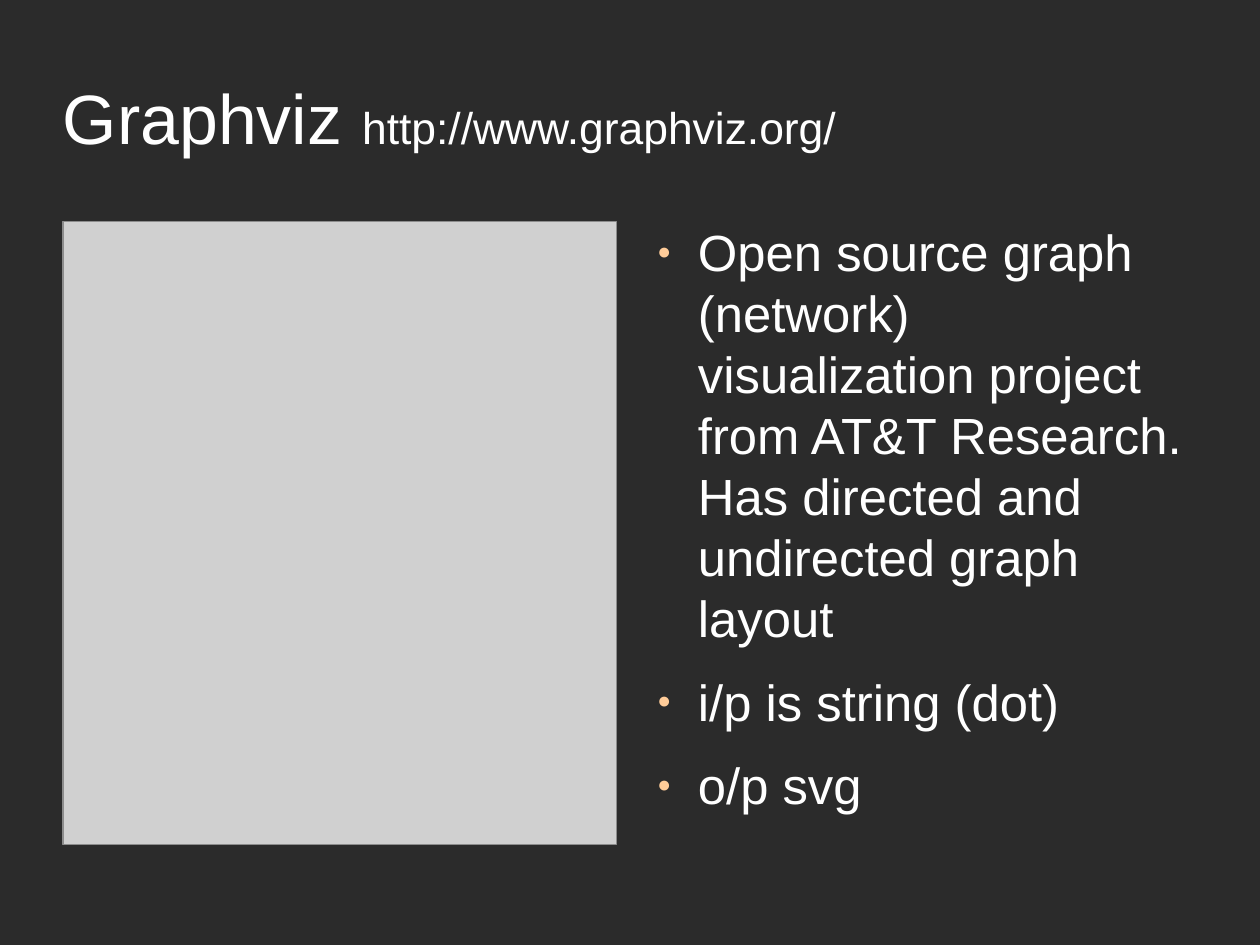
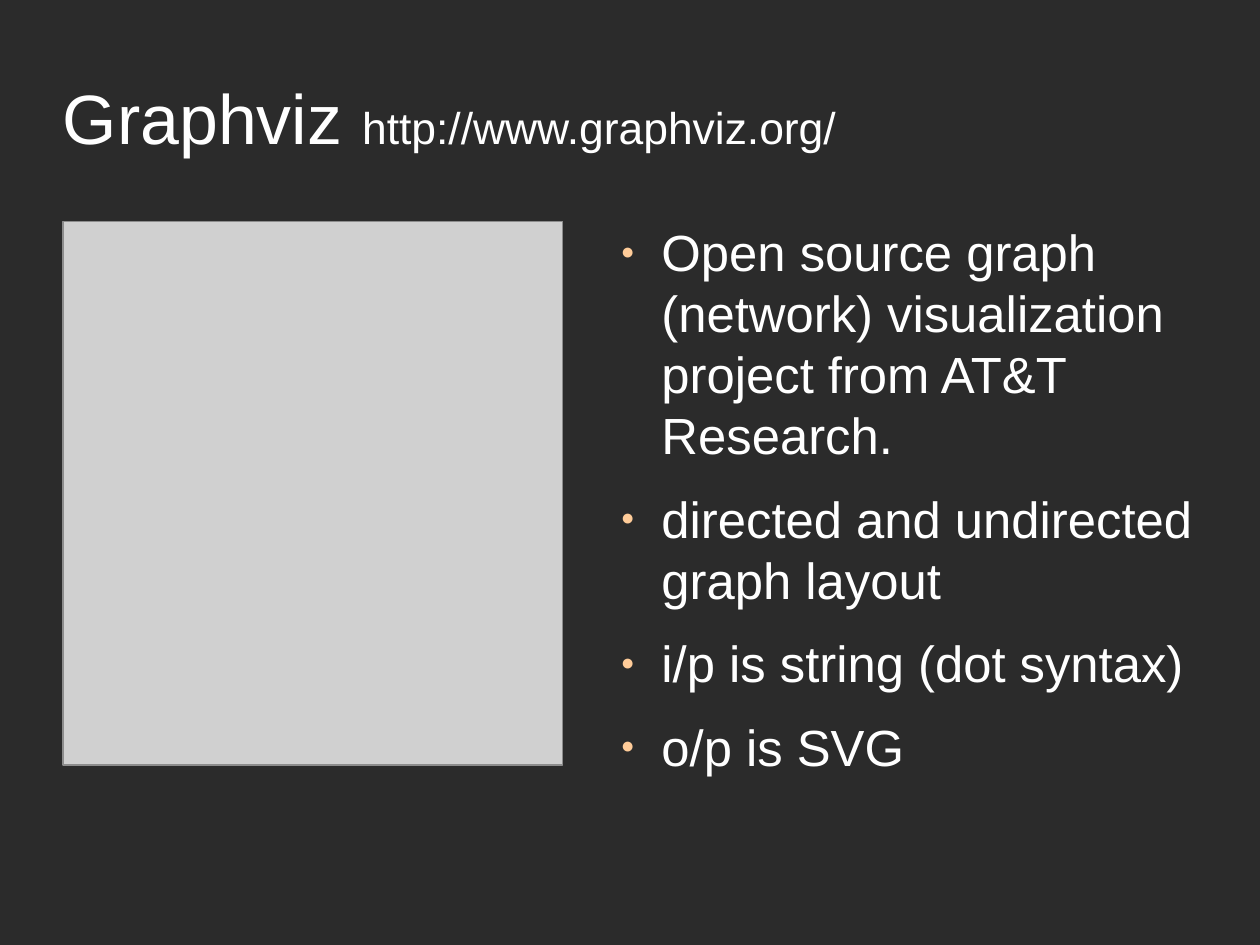
Before and after one commit to apb2006/graphxq, a slide deck: slide 5 of src/graphxq/talk/BaseX-user-group-talk.odp. Drawn at 1260x945 pixels with LibreOffice and Linux fonts; fonts in the diff are those of the drawing; grey boxes stand for pictures; background and template pictures are left out; a plain dark background stands for a picture behind light text. Boxes give left, top, right and bottom in pixels: in the first picture for what was removed or moved away, otherwise in the second. Text is boxed around its words. In the diff, an @@ line names an element or a change of style, - is before the commit and + after.

```diff
--- a/src/graphxq/talk/BaseX-user-group-talk.odp
+++ b/src/graphxq/talk/BaseX-user-group-talk.odp
@@ picture: place and size @@
-picture at [63,221,616,845]
+picture at [63,221,563,765]
@@ text at [661,234,1192,776]: text changed @@
-● Open source graph (network) visualization project from AT&T Research. Has directed and undirected graph layout
-● i/p is string (dot)
-● o/p svg
+● Open source graph (network) visualization project from AT&T Research.
+● directed and undirected graph layout
+● i/p is string (dot syntax)
+● o/p is SVG
```
Also in this commit, not shown: 16 other slides changed, 8 slides added, 8 slides removed, 15 other files.
